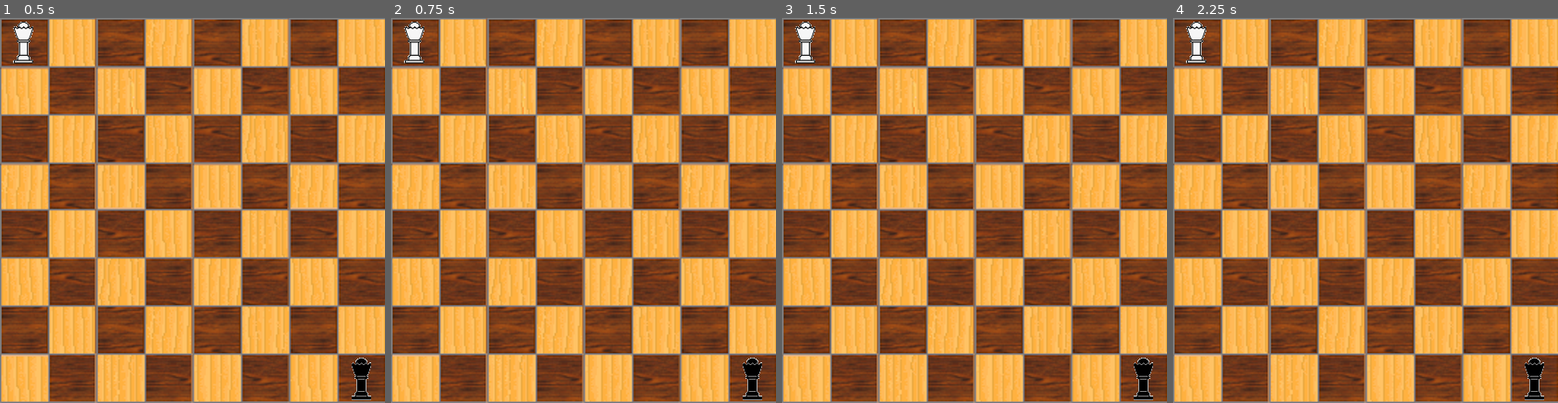
Above: before the commit, frames 1-4 (left to right).
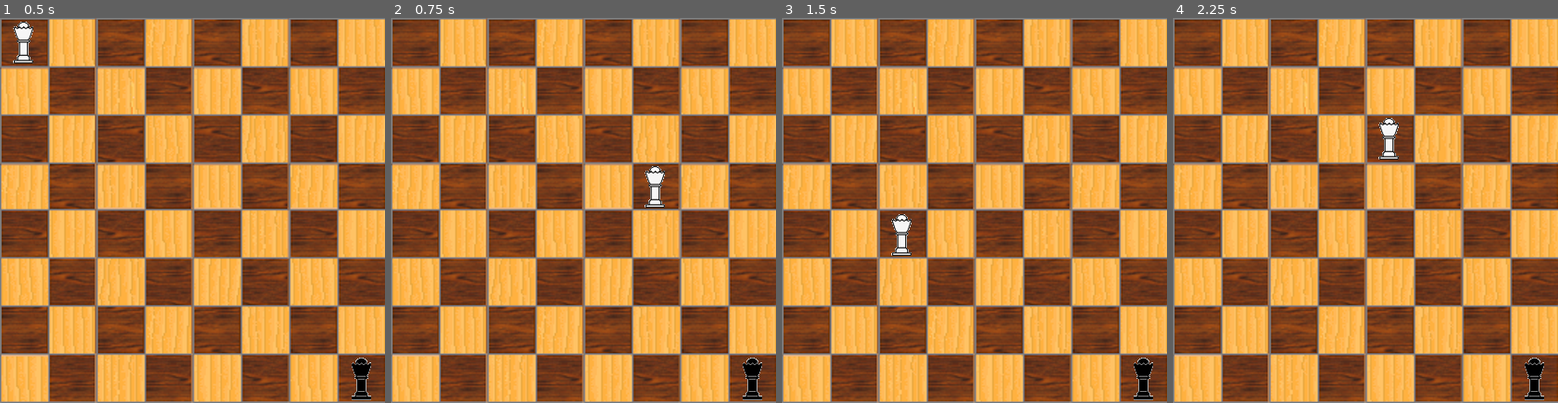
Above: after the commit, the same moments.

Repository: jmsato/IsolationGame
Game: Godot game, scene res://Root.tscn
Two runs of this game, one before a commit and one after it. Both use one fixed random seed, a clock stepped at 60 frames per second and the inputs below. The engine's default icon, where the game draws it, is replaced by a stand-in: a white triangle on a blue panel in a dark square.
Inputs (mouse positions are in pixels of both pictures, inside the frame that each line leads up to):
- Up to frame 1 (0.5 s): no input
- Up to frame 2 (0.75 s): tap Enter at 0.5 s; move the mouse to (668, 191) at 0.52 s; click (668, 191) at 0.67 s
- Up to frame 3 (1.5 s): tap Space at 1.25 s; move the mouse to (897, 229) at 1.27 s; click (897, 229) at 1.42 s
- Up to frame 4 (2.25 s): tap Enter at 2 s; move the mouse to (1404, 125) at 2.02 s; click (1404, 125) at 2.17 s

Frame 1 is identical in both runs. In frame 2, 0.8% of the frame differs, in the area x 3-72%, y 0-50%; in frame 3, 0.8%; in frame 4, 0.8%.

Commit message:
Player moves snap

Diff:
--- a/Scenes/BoardTile.tscn
+++ b/Scenes/BoardTile.tscn
@@ -1,7 +1,8 @@
-[gd_scene load_steps=3 format=2]
+[gd_scene load_steps=4 format=2]
 
 [ext_resource path="res://Scripts/BoardTile.gd" type="Script" id=1]
 [ext_resource path="res://images/icon.png" type="Texture" id=2]
+[ext_resource path="res://images/X.png" type="Texture" id=3]
 
 [node name="BoardTile" type="Node2D"]
 
@@ -14,3 +15,10 @@
 texture = ExtResource( 2 )
 centered = false
 _sections_unfolded = [ "Offset" ]
+
+[node name="X" type="Sprite" parent="." index="1"]
+
+visible = false
+texture = ExtResource( 3 )
+centered = false
+_sections_unfolded = [ "Offset" ]
--- a/Scripts/Board.gd
+++ b/Scripts/Board.gd
@@ -2,12 +2,34 @@
 
 const BOARD_DIMENSIONS = Vector2(8,8)
 const dimension = 52
+const player1type = 'human'
+const player2type = 'ai'
 var state = PoolIntArray() #Represents the 8x8 grid
+var isTerminal = false
+
+#To handle player and AI
+var Player
+var Agent
 
 func _ready():
 	state.resize(64) #Initializes the array of the board
-	generate_tiles()
-	generate_players()
+	generate_tiles() #Generates the tiles of the board
+	generate_players() #Generates the queen players
+	Player = get_node("/root/Root/Board/QueenW")
+	Agent = get_node("/root/Root/Board/QueenB")
+
+func _physics_process(delta):
+	#Initialize
+	var current_player = 1
+	# player_types = [player1type, player2type]
+	#Game loop
+	#while(!isTerminal):
+	#	if player_types[current_player] == player1type:
+	#		player_move()
+	#		current_player =  (curent_player + 1)
+	#	else:
+	#		mcts()
+	#		current_player =  (curent_player + 1) % 2
 
 func generate_tiles():
 	for x in range(BOARD_DIMENSIONS.x):
@@ -21,8 +43,18 @@
 	add_child(white)
 	var black = load("res://Scenes/QueenB.tscn").instance()
 	black.move(Vector2(7,7)*dimension)
+
 	add_child(black)
 
+func _input(event):
+	if event is InputEventMouseButton and event.button_index == BUTTON_LEFT:
+		print("xcoord:" + str(int(event.position.x)) + "\n")
+		print("ycoord:" + str(int(event.position.y)) + "\n")
+		var xCoord = (int(event.position.x/dimension)) * dimension
+		var yCoord = (int(event.position.y/dimension)) * dimension
+		print("Move xcoord:" + str(xCoord) + "\n")
+		print("Move ycoord:" + str(yCoord) + "\n")
+		Player.move(Vector2(xCoord, yCoord))
+
 func check_valid(pos):
-
 	return true
--- a/Scripts/BoardTile.gd
+++ b/Scripts/BoardTile.gd
@@ -4,6 +4,8 @@
 signal remove_piece
 #When a piece is placed
 signal place_piece
+#Holds the node for when a spot is taken
+onready var TakenPiece = get_node("X")
 
 #Data structure for Piece node that tile is holding
 var piece = {
@@ -23,6 +25,7 @@
 func remove_piece():
 	piece["exists"] = false
 	piece["piece"] = null #TODO change to taken piece
+	TakenPiece.setVisible(true)
 	emit_signal("remove_piece")
 
 func set_piece(piece):
Binary file added: images/X.png
Not shown, added: images/X.png.import
